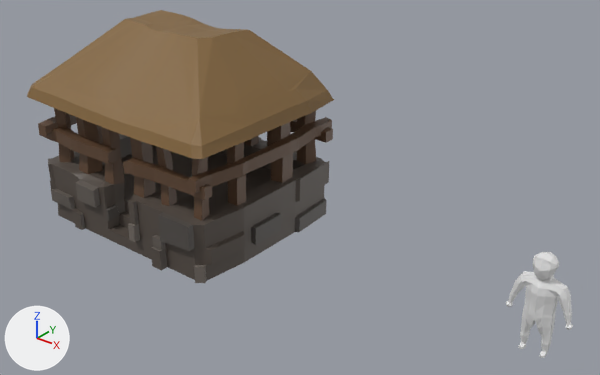
What one commit did to the Blender file SourceAssets/Villagers/NativeVillager/NativeVillager.blend.
Rendered twice from a camera (50 mm lens) standing at (1.66, -4.62, 3.5) and looking at (-2.0, -0.05, 0.66). The lights are fixed; the arrows at lower left show +X, +Y and +Z. The first picture is the older version.

Objects in the first picture: 'NativeBaseModelMan', 'NativeHouse1.001'.
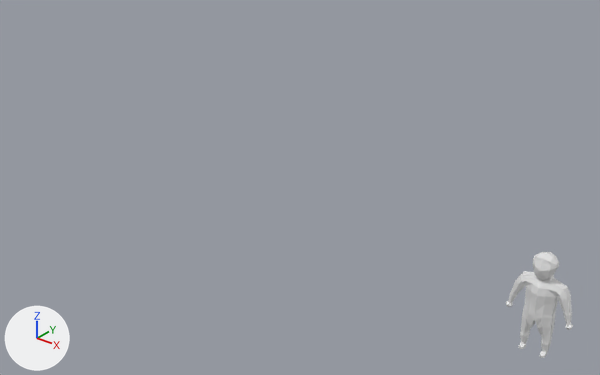
What differs and where, as boxes (x1, y1, x2, y2) in the pictures (600 x 375 px):
```json
{"object": "NativeHouse1.001", "change": "hidden", "before": [27, 10, 334, 283]}
```

Edits to the scene script, one JSON object a line:
```json
{"op": "add", "block": "ob_nativehouse1_001", "code": "ob_nativehouse1_001.hide_set(True)"}
```
